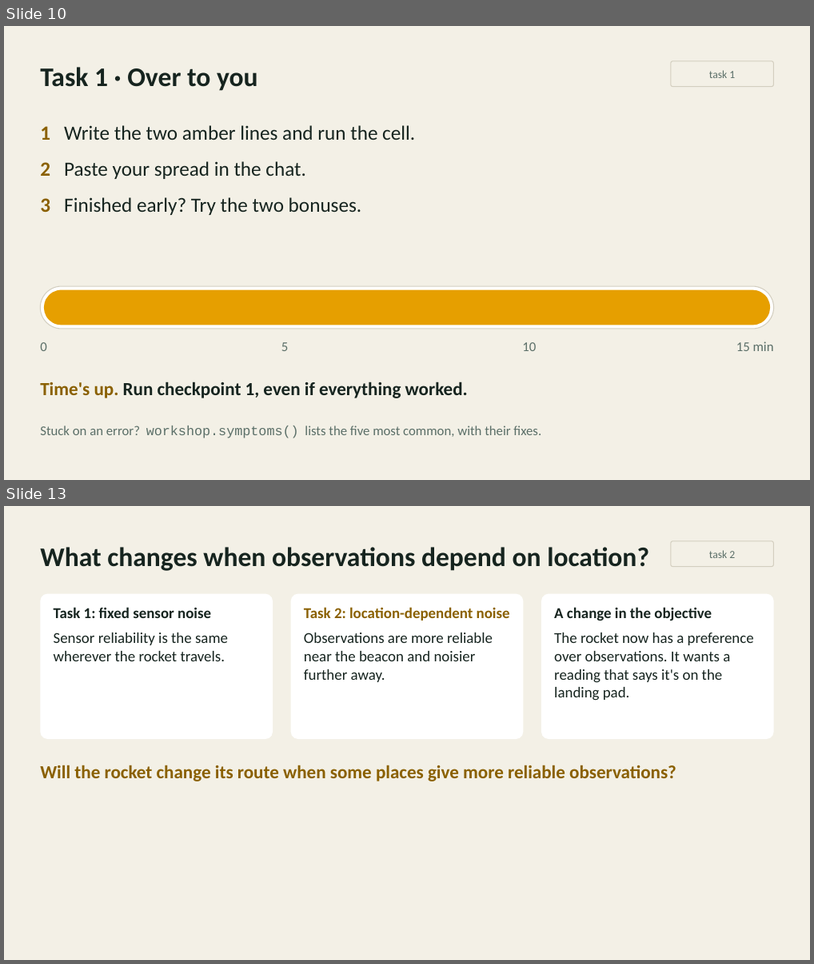
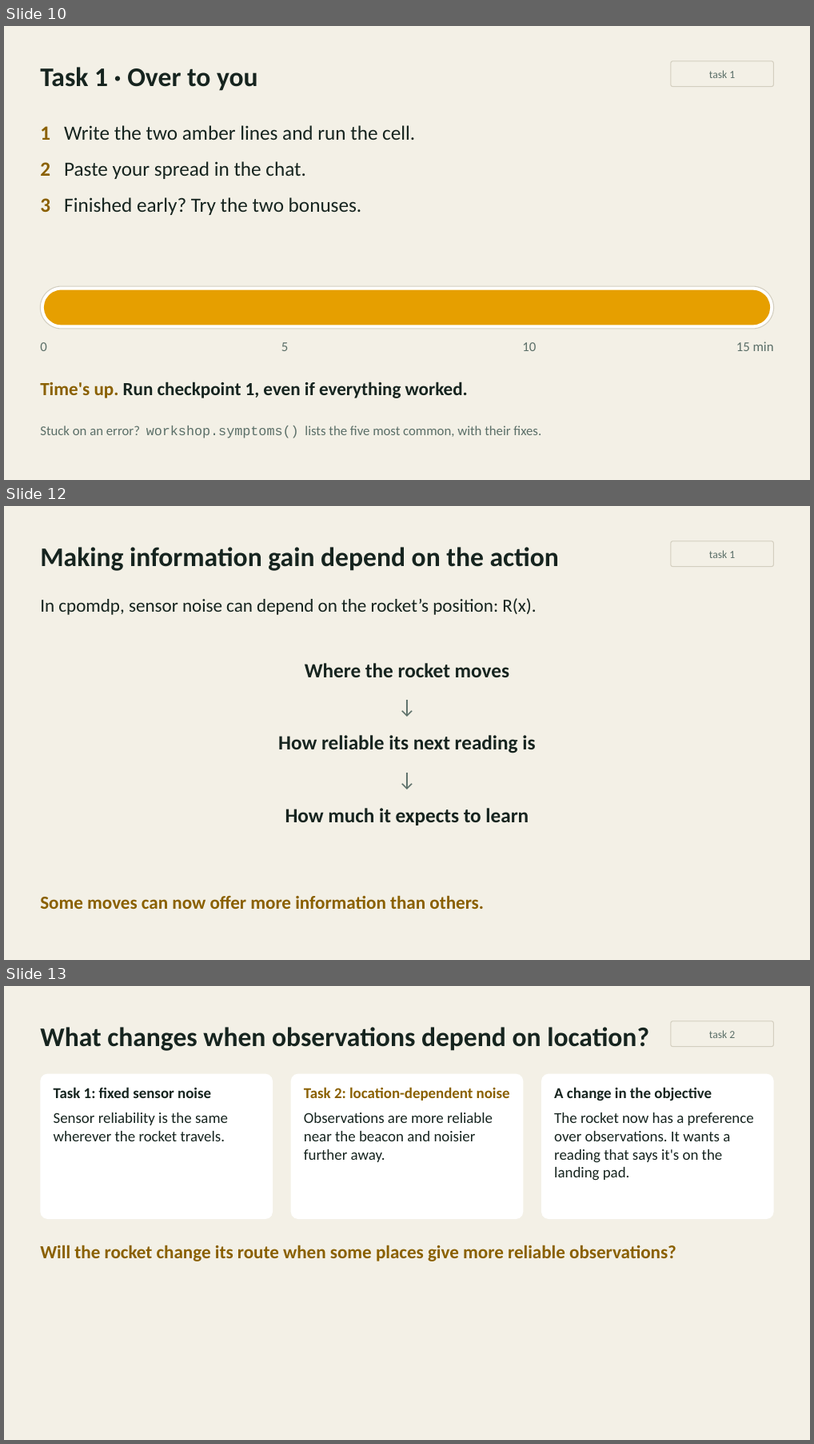
Before and after one commit to inferogenesis/cpomdp-workshop, a slide deck: deck/cpomdp_symposium_2026.pptx. Shown one above the other, each under a label of ours: slides 10 and 13 before the commit, slides 10, 12 and 13 after it; the slides between them are not shown. The pictures are 814x964 and 814x1444 pixels, drawn with LibreOffice and Linux fonts; fonts in the diff are those of the drawing. Boxes give left, top, right and bottom in pixels: in the first picture for what was removed or moved away, otherwise in the second. Text is boxed around its words. In the diff, an @@ line names an element or a change of style, - is before the commit and + after.

Commit message:
docs: refine workshop instructions and Task 1 discussion

```diff
--- a/deck/cpomdp_symposium_2026.pptx
+++ b/deck/cpomdp_symposium_2026.pptx
@@ slide 12 added at [4, 506, 810, 960], background #F3F0E6 @@
@@ text added at [40, 547, 559, 571], 32 pt, text #16241F, bold @@
+Making information gain depend on the action
@@ rounded rectangle added at [671, 541, 774, 567], outline #D3CEBF 1 pt, 13 pt, text #5B6F68 @@
+task 1
@@ text added at [40, 598, 536, 615], 22 pt, text #16241F @@
+In cpomdp, sensor noise can depend on the rocket’s position: R(x).
@@ text added at [305, 663, 510, 677], 24 pt, text #16241F, bold @@
+Where the rocket moves
@@ text added at [40, 693, 774, 718], 24 pt, text #5B6F68 @@
+↓
@@ text added at [278, 735, 535, 753], 24 pt, text #16241F, bold @@
+How reliable its next reading is
@@ text added at [40, 766, 774, 790], 24 pt, text #5B6F68 @@
+↓
@@ text added at [286, 808, 529, 825], 24 pt, text #16241F, bold @@
+How much it expects to learn
@@ text added at [40, 895, 484, 908], 22 pt, text #8A6000, bold @@
+Some moves can now offer more information than others.
```
Also in this commit, not shown: 3 slides changed, 1 other slide added, 2 slides removed, 3 other files.
